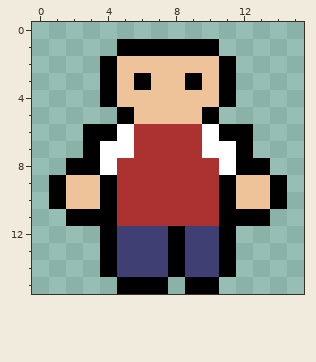
Edited in one commit: pixel-art sprite (Assets/Sprites/Employee.png). The picture above was drawn from the file before the commit.
The file is 16x16 pixels.
After the commit:
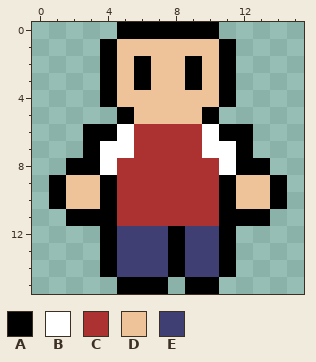
Palette (. is transparent): A #000000  B #ffffff  C #ac3232  D #eec39a  E #3f3f74
Difference:
y 0: x 5..10 ...... -> AAAAAA
y 1: x 4..11 .AAAAAA. -> ADDDDDDA
y 2: x 6 D -> A; x 9 D -> A
